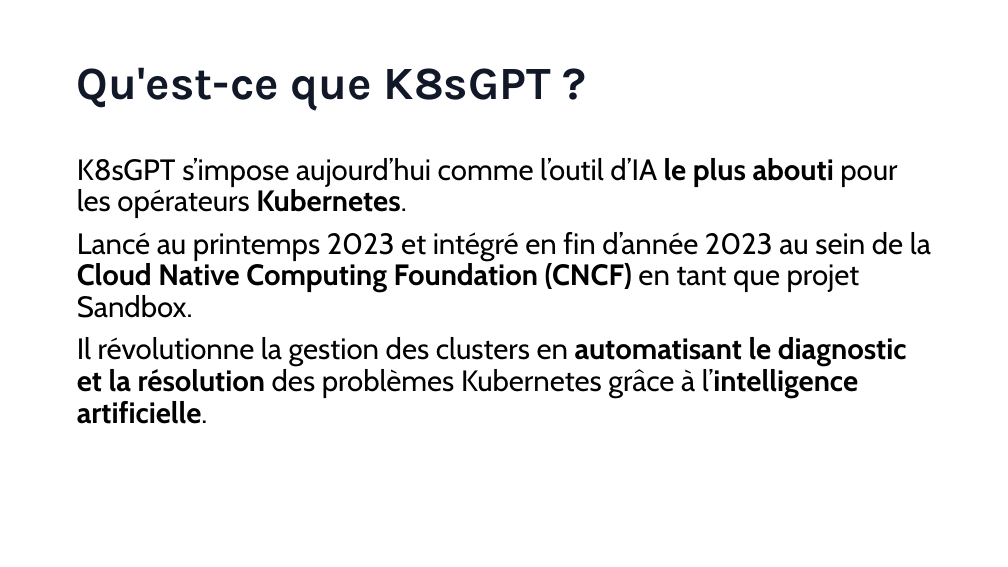
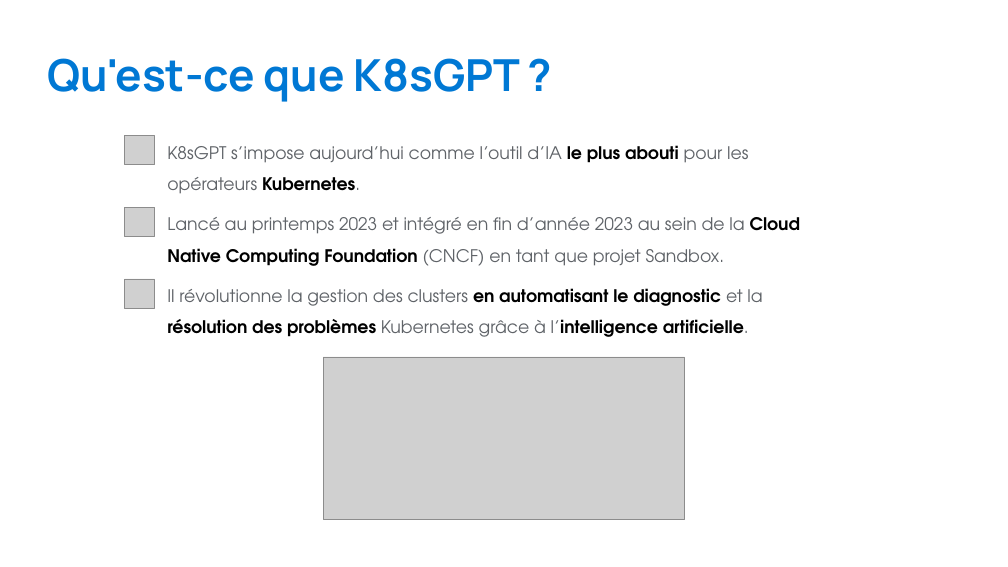
Before and after one commit to aloizeau/AzuRex-k8sGPT, a slide deck: slide 3 of powerpoint/AzuReX #27 - Simplifier la gestion de vos cluster K8S avec l'IA.pptx (slide 2 before the commit). Drawn at 1008x567 pixels with LibreOffice and Linux fonts; fonts in the diff are those of the drawing; grey boxes stand for pictures; background and template pictures are left out. Boxes give left, top, right and bottom in pixels: in the first picture for what was removed or moved away, otherwise in the second. Text is boxed around its words. In the diff, an @@ line names an element or a change of style, - is before the commit and + after.

```diff
--- a/powerpoint/AzuReX #27 - Simplifier la gestion de vos cluster K8S avec l'IA.pptx
+++ b/powerpoint/AzuReX #27 - Simplifier la gestion de vos cluster K8S avec l'IA.pptx
@@ text "Qu'est-ce que K8sGPT ?": place and size @@
-text "Qu'est-ce que K8sGPT ?" at [77,67,551,110]
+text "Qu'est-ce que K8sGPT ?" at [47,58,521,102]
@@ text "Qu'est-ce que K8sGPT ?" at [47,58,521,102]: size 44 to 42 pt, font Karla to Manrope, text colour #111827 to #0078D4; line spacing 0.9 to 1; vertical alignment middle to top @@
@@ picture added at [125,135,155,165] @@
@@ text added at [167,145,748,194], 16.5 pt, text #5F6368 @@
+K8sGPT s’impose aujourd’hui comme l’outil d’IA le plus abouti pour les opérateurs Kubernetes.
@@ text removed at [77,158,931,424] @@
-K8sGPT s’impose aujourd’hui comme l’outil d’IA le plus abouti pour les opérateurs Kubernetes.
-Lancé au printemps 2023 et intégré en fin d’année 2023 au sein de la Cloud Native Computing Foundation (CNCF) en tant que projet Sandbox.
-Il révolutionne la gestion des clusters en automatisant le diagnostic et la résolution des problèmes Kubernetes grâce à l’intelligence artificielle.
@@ picture added at [125,207,155,237] @@
@@ text added at [167,217,800,266], 16.5 pt, text #5F6368 @@
+Lancé au printemps 2023 et intégré en fin d’année 2023 au sein de la Cloud Native Computing Foundation (CNCF) en tant que projet Sandbox.
@@ picture added at [125,279,155,309] @@
@@ text added at [167,288,762,337], 16.5 pt, text #000000, bold @@
+Il révolutionne la gestion des clusters en automatisant le diagnostic et la résolution des problèmes Kubernetes grâce à l’intelligence artificielle.
@@ picture added at [323,357,684,520] @@
```
Also in this commit, not shown: 4 other slides changed, 14 slides added, 7 slides removed.
